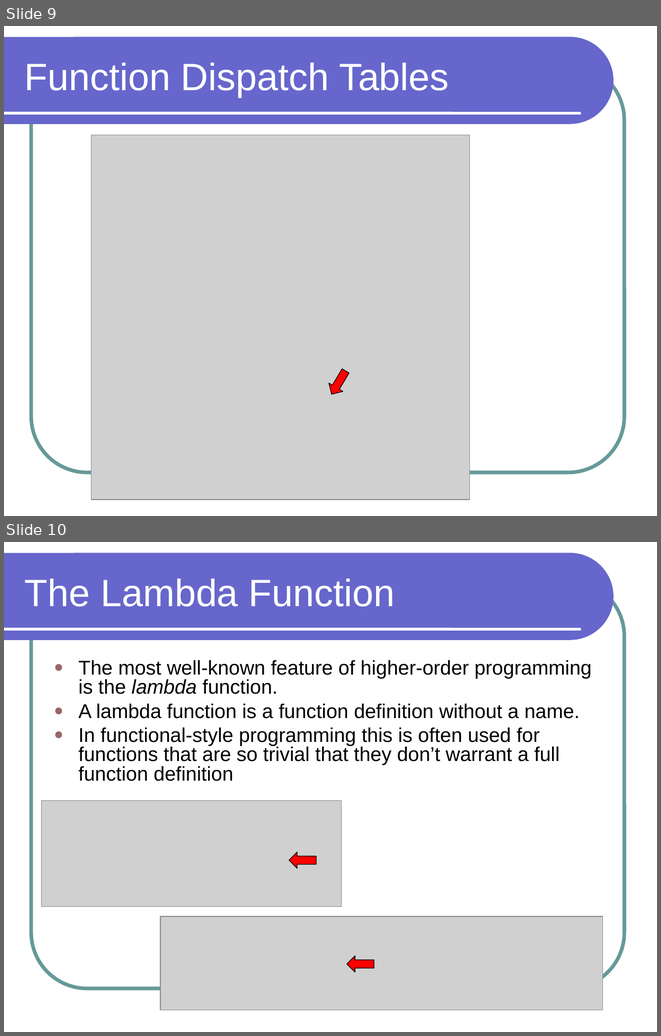
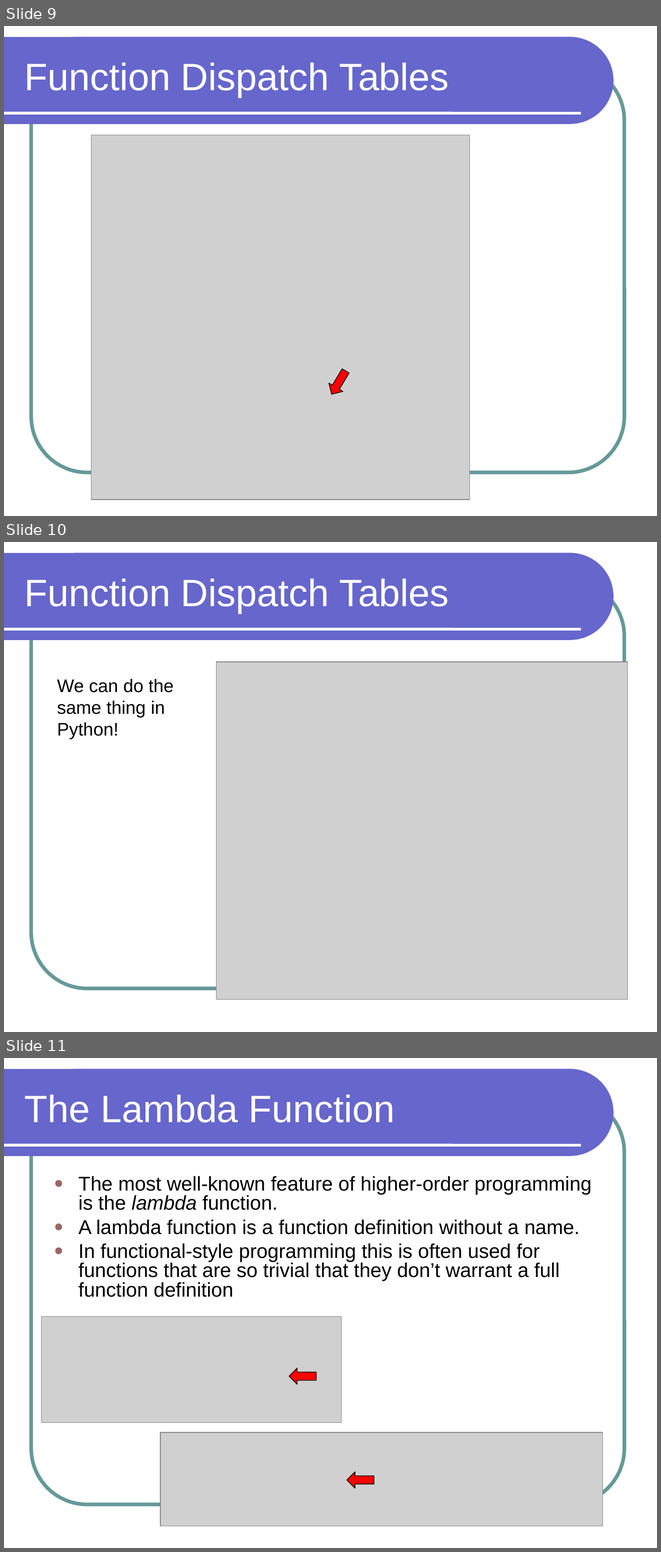
Before and after one commit to lutzhamel/CSC301, a slide deck: notes/csc301-ln014.ppt. Shown one above the other, each under a label of ours: slides 9 and 10 before the commit, slides 9, 10 and 11 after it. The pictures are 661x1036 and 661x1552 pixels, drawn with LibreOffice and Linux fonts; fonts in the diff are those of the drawing; grey boxes stand for pictures. Boxes give left, top, right and bottom in pixels: in the first picture for what was removed or moved away, otherwise in the second. Text is boxed around its words. In the diff, an @@ line names an element or a change of style, - is before the commit and + after.

```diff
--- a/notes/csc301-ln014.ppt
+++ b/notes/csc301-ln014.ppt
@@ slide 10 added at (x1=4, y1=542, x2=657, y2=1032), background #FFFFFF; not listed: 3 template elements that a slide beside it also shows @@
@@ title added at (x1=25, y1=579, x2=449, y2=613), 42 pt, text #FFFFFF @@
+Function Dispatch Tables
@@ picture added at (x1=216, y1=661, x2=628, y2=999) @@
@@ text added at (x1=57, y1=679, x2=174, y2=739), 20 pt, text #000000 @@
+We can do the
+same thing in
+Python!
@@ what was slide 10 is now slide 11 @@
```
Also in this commit, not shown: 1 slide changed, 2 other slides added, 5 other files.
